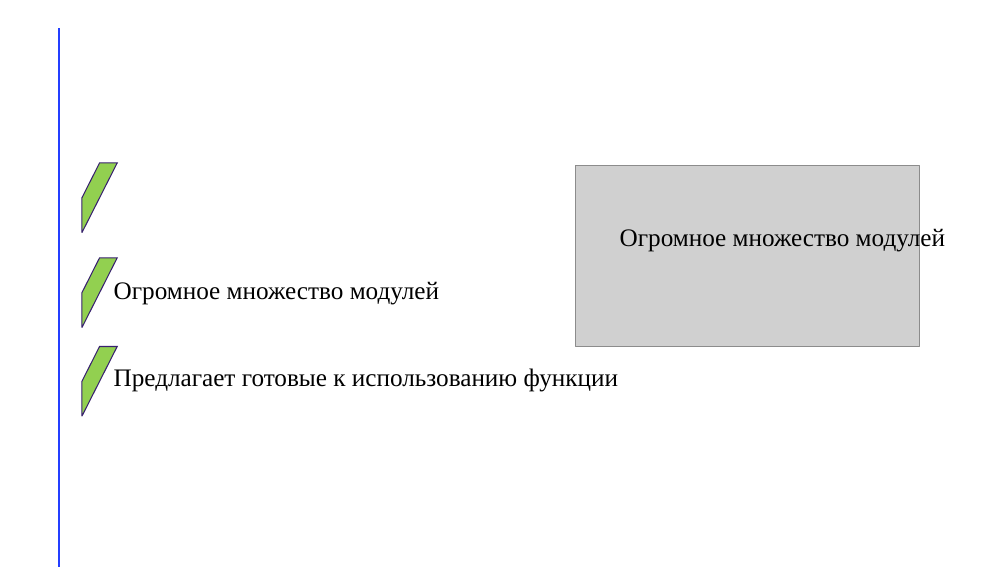
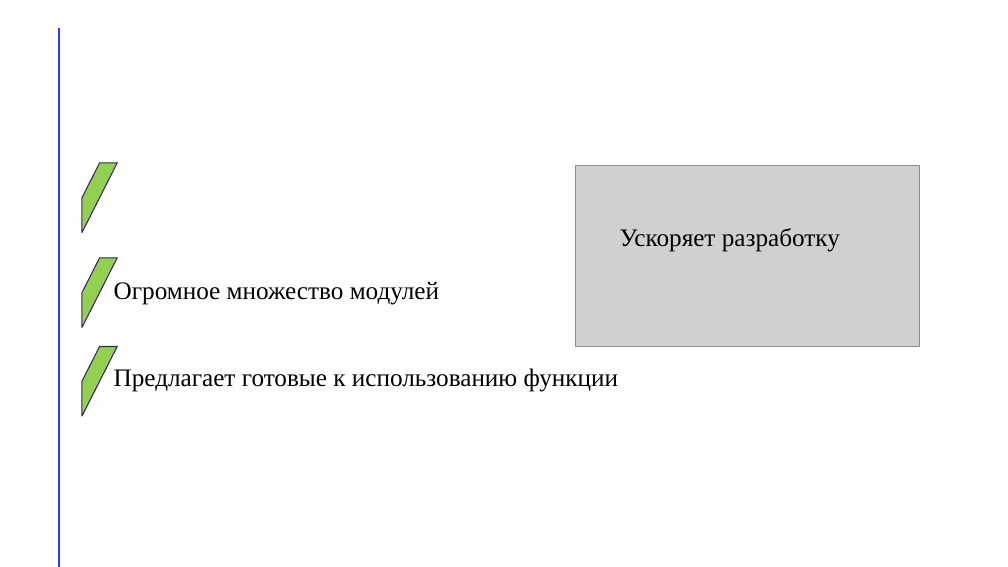
Before and after one commit to daniilShestopalov/Group_project_on_programming-_technologies-ProjectPal-, a slide deck: slide 9 of Documents/Презентация ProjectPal.pptx. Drawn at 1008x567 pixels with LibreOffice and Linux fonts; fonts in the diff are those of the drawing; grey boxes stand for pictures. Boxes give left, top, right and bottom in pixels: in the first picture for what was removed or moved away, otherwise in the second. Text is boxed around its words. In the diff, an @@ line names an element or a change of style, - is before the commit and + after.

```diff
--- a/Documents/Презентация ProjectPal.pptx
+++ b/Documents/Презентация ProjectPal.pptx
@@ text at (620, 228, 840, 252): text changed @@
-Огромное множество модулей
+Ускоряет разработку
```
